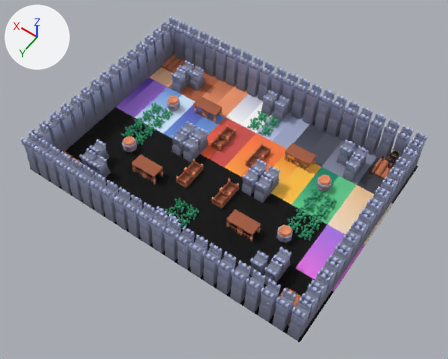
Before and after pictures for a commit that changed the glTF model Assets/Game/Scenes/arena-01/Models/arena.glb.
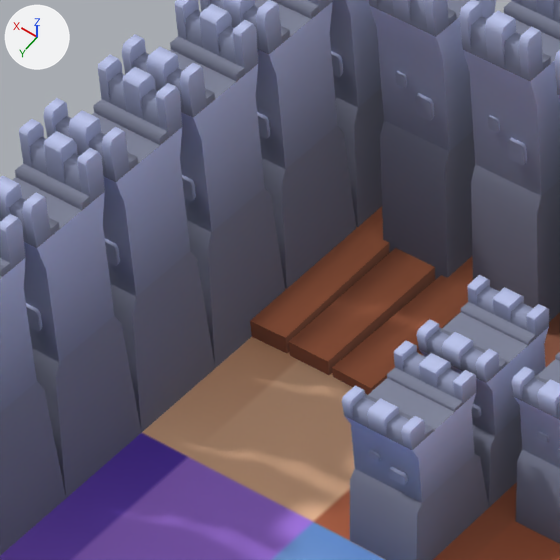
The first picture shows the older version from a 50 mm camera at (-15.9, 22.4, 33.8) aimed at (-0.8, 1.2, 0.5). The close-ups show the older and then the newer version on the part from 30% to 44% of the width and 8% to 25% of the height of that picture. Only the edits that show in the close-ups are written down. Lighting does not change. The marker at upper left points along +X, +Y and +Z. Where no turn or scale is listed for an object, it has been applied to the vertices.

The first close-up shows 'Arena_Floor', 'SpawnPad_20_14', 'Wall_18_12', 'Wall_18_13', 'Wall_Outer_19_15', 'Wall_Outer_20_15', 'Wall_Outer_21_10', 'Wall_Outer_21_11', 'Wall_Outer_21_12', 'Wall_Outer_21_13', 'Wall_Outer_21_14', 'Wall_Outer_21_15' and 2 more.
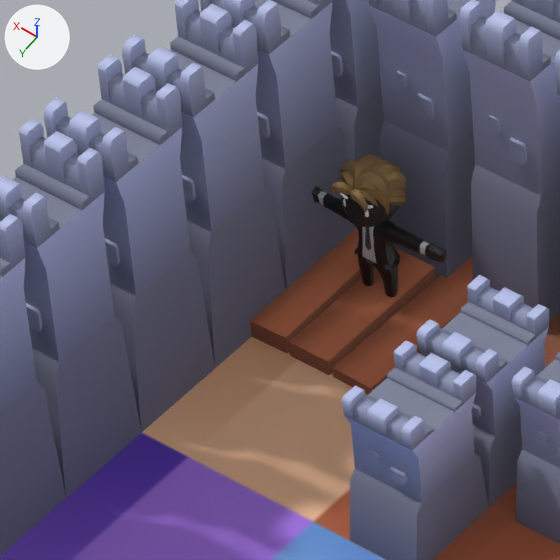
The edits, one by one:
Material 'Belt.001' (mat_belt_001) is new.
Its base color is (0.00615, 0.0075, 0.0188) (black #121525).
Material 'Black.009' (mat_black_009) is new.
Its base color is (0.0056, 0.0056, 0.0056) (black #111111).
Material 'Details.001' (mat_details_001) is new.
Its base color is (0.0637, 0.0637, 0.0637) (dark grey #474747).
Material 'Hair.001' (mat_hair_001) is new.
Its base color is (0.254, 0.153, 0.0513) (brown #8a6d40).
Material 'Face.009' (mat_face_009) is new.
Its base color is (1.0, 1.0, 0.94) (white #fffff8).
Material 'Shirt.001' (mat_shirt_001) is new.
Its base color is (0.615, 0.615, 0.615) (light grey #cecece).
Material 'Skin.009' (mat_skin_009) is new.
Its base color is (0.0134, 0.0134, 0.0134) (black #1f1f1f).
Mesh me_cube_010 is new.
It has 3345 vertices, 6518 faces and spans x -0.78..0.78, y -0.29..0.34, z -0.01..1.59.
Faces by material slot: [952, 896, 32, 100, 38, 320, 4180].
It uses material mat_skin_009 (black #1f1f1f).
It uses material mat_black_009 (black #111111).
It uses material mat_belt_001 (black #121525).
It uses material mat_shirt_001 (light grey #cecece).
It uses material mat_details_001 (dark grey #474747).
It uses material mat_face_009 (white #fffff8).
It uses material mat_hair_001 (brown #8a6d40).
Object 'AI_03_Body' (ob_ai_03_body) is new; it shows me_cube_010.
Its location is (9.5, -6.5, 0.0).

Changed parts and their boxes [x1, y1, x2, y2] in the close-ups (560 x 560 px):
'AI_03_Body', added
    after: [312, 154, 446, 297]
    faces in mat_hair_001 (brown #8a6d40): [330, 154, 407, 214]
    faces in mat_black_009 (black #111111): [323, 193, 425, 297]
    faces in mat_skin_009 (black #1f1f1f): [312, 186, 446, 262]
    faces in mat_shirt_001 (light grey #cecece): [318, 191, 429, 264]
    faces in mat_details_001 (dark grey #474747): [365, 227, 373, 265]
